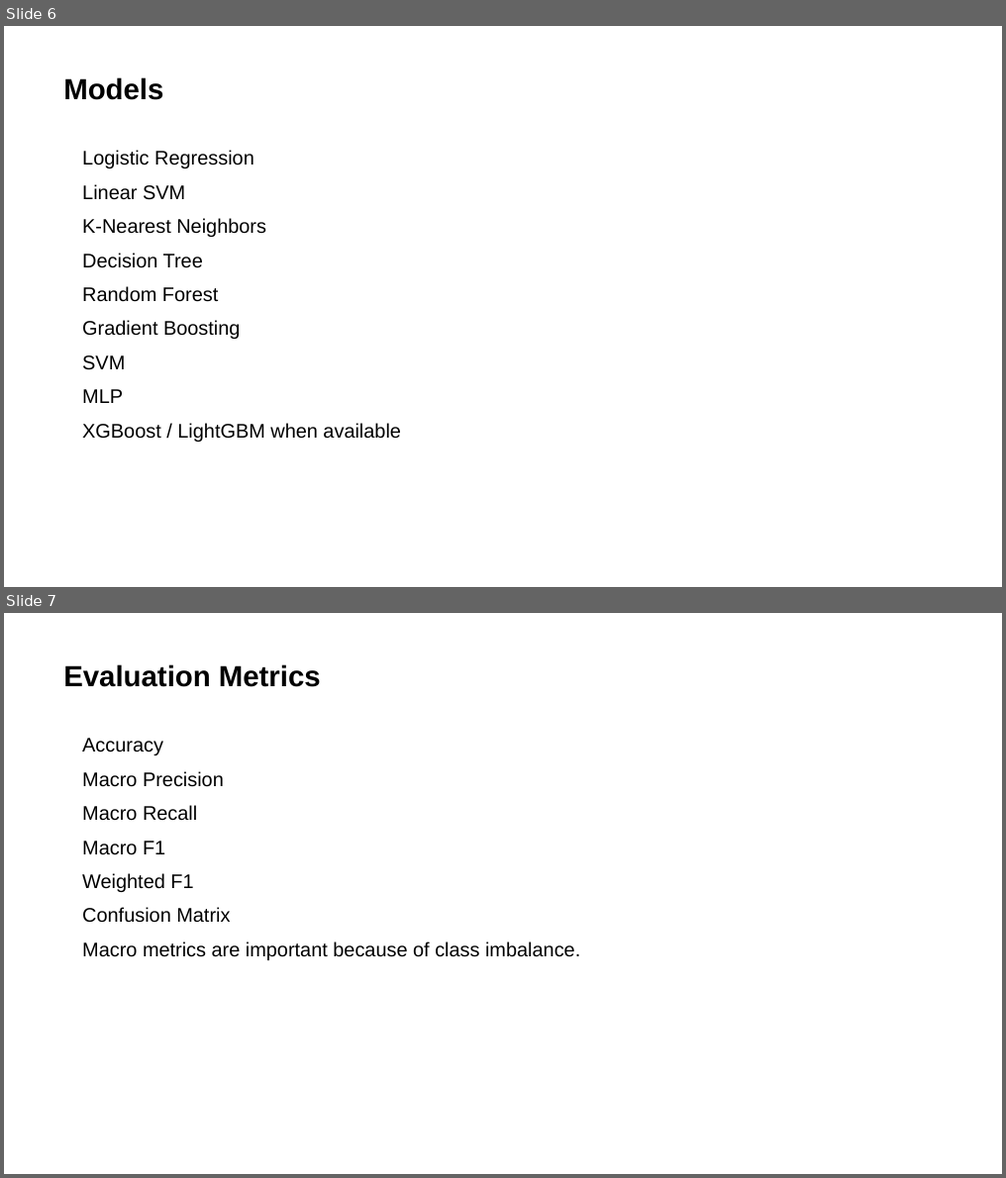
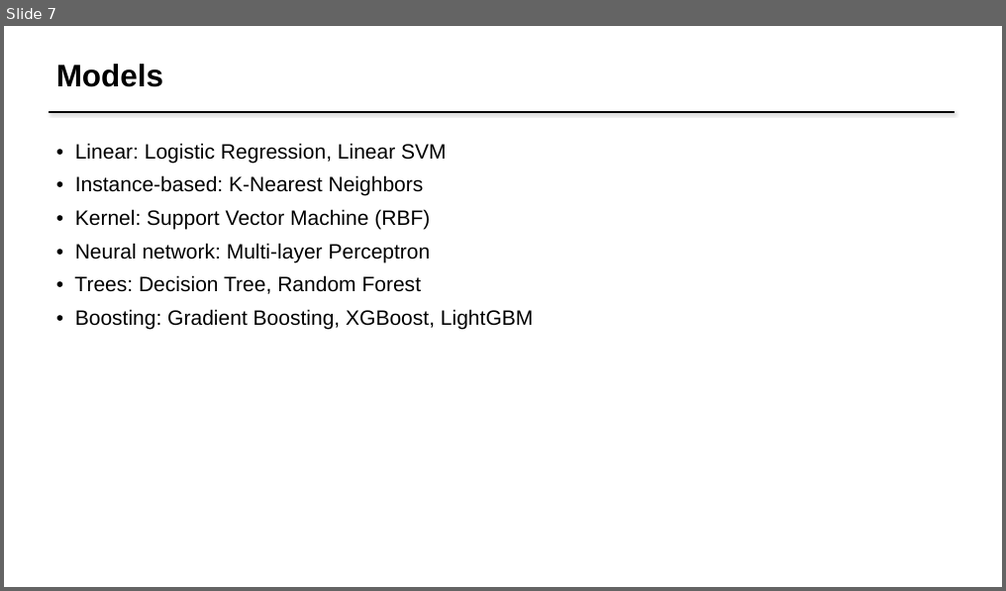
Before and after one commit to rujul-rj/Fetal-Health-Multiclassification, a slide deck: presentation/Fetal_Health_Multiclassification_Presentation.pptx. Shown one above the other, each under a label of ours: slides 6 and 7 before the commit, slide 7 after it. The pictures are 1006x1178 and 1006x591 pixels, drawn with LibreOffice and Linux fonts; fonts in the diff are those of the drawing. Boxes give left, top, right and bottom in pixels: in the first picture for what was removed or moved away, otherwise in the second. Text is boxed around its words. In the diff, an @@ line names an element or a change of style, - is before the commit and + after.

```diff
--- a/presentation/Fetal_Health_Multiclassification_Presentation.pptx
+++ b/presentation/Fetal_Health_Multiclassification_Presentation.pptx
@@ slide 7 removed at (x1=4, y1=613, x2=1002, y2=1174), background #FFFFFF @@
@@ text removed at (x1=63, y1=664, x2=321, y2=687) @@
-Evaluation Metrics
@@ text removed at (x1=82, y1=738, x2=580, y2=960) @@
-Accuracy
-Macro Precision
-Macro Recall
-Macro F1
-Weighted F1
-Confusion Matrix
-Macro metrics are important because of class imbalance.
@@ what was slide 6 is now slide 7 @@
@@ slide 7 changed as well @@
@@ text "Models" moved from (x1=63, y1=77, x2=163, y2=100) to (x1=56, y1=64, x2=163, y2=87) @@
@@ text "Models" at (x1=56, y1=64, x2=163, y2=87): size 28 to 30 pt; more space between paragraphs @@
@@ line added from (49, 112) to (954, 112), #000000 2 pt @@
@@ text at (x1=74, y1=143, x2=533, y2=329): text changed; size 19 to 20 pt @@
-Logistic Regression
-Linear SVM
-K-Nearest Neighbors
-Decision Tree
-Random Forest
-Gradient Boosting
-SVM
-MLP
-XGBoost / LightGBM when available
+• Linear: Logistic Regression, Linear SVM
+• Instance-based: K-Nearest Neighbors
+• Kernel: Support Vector Machine (RBF)
+• Neural network: Multi-layer Perceptron
+• Trees: Decision Tree, Random Forest
+• Boosting: Gradient Boosting, XGBoost, LightGBM
```
Also in this commit, not shown: 1 other slide changed, 9 slides added, 7 other slides removed, 35 other files.
